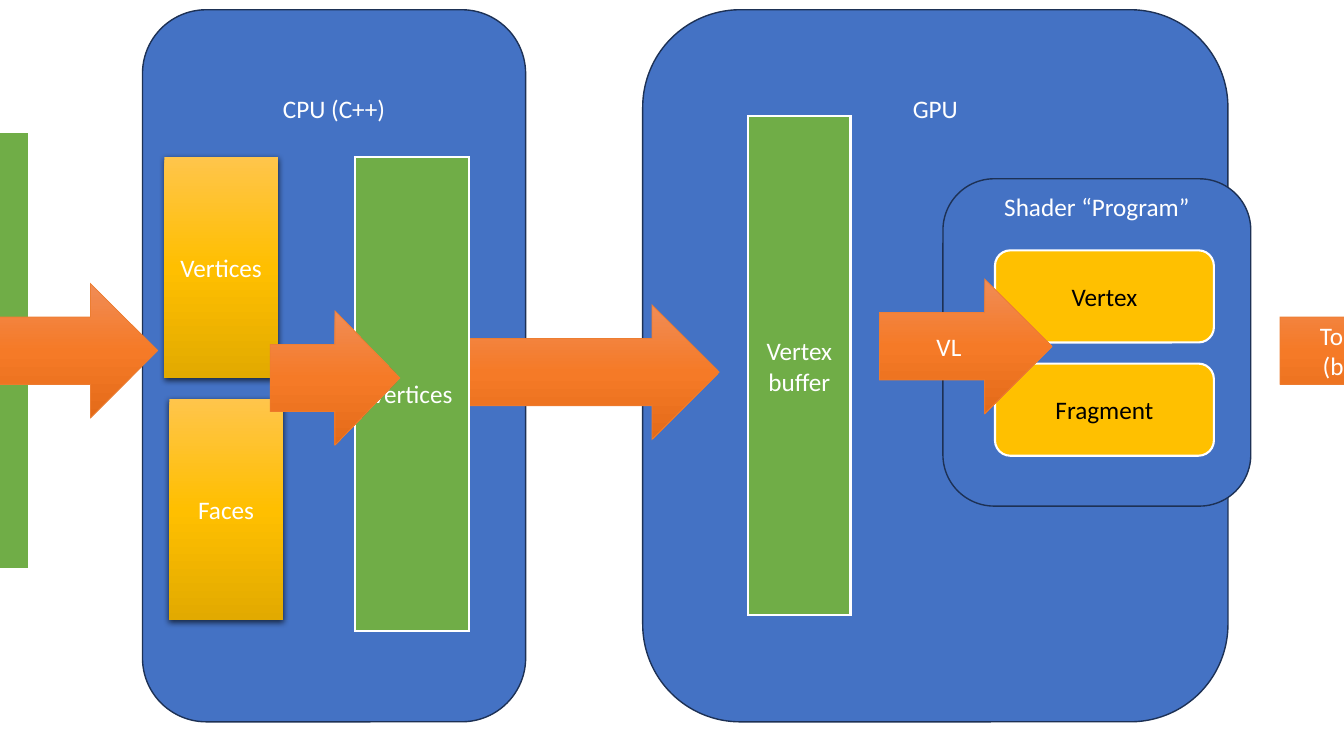
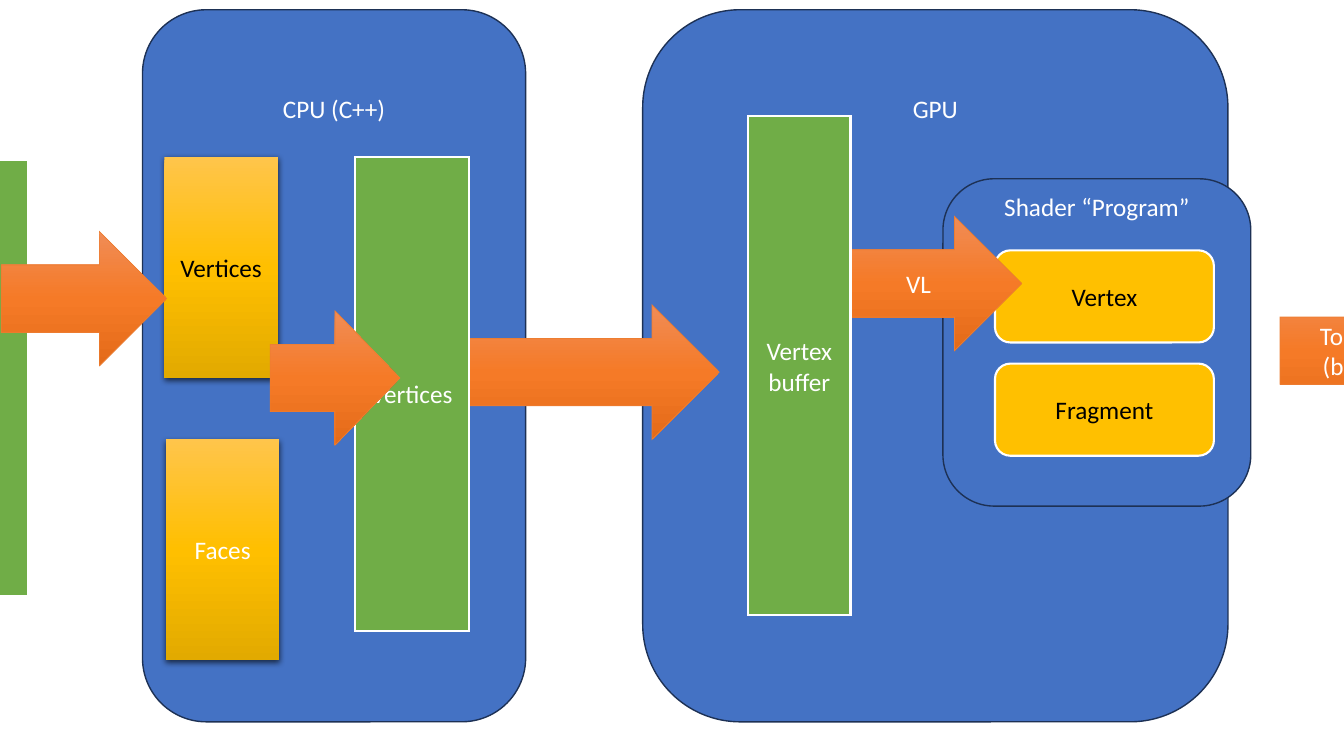
Before and after one commit to FeeneyCodes/INFO-3111--01-01PT--26S, a slide deck: slide 5 of Lectures/Day_02/Pipeline.pptx (slide 3 before the commit). Drawn at 1344x756 pixels with LibreOffice and Linux fonts; fonts in the diff are those of the drawing. Boxes give left, top, right and bottom in pixels: in the first picture for what was removed or moved away, otherwise in the second. Text is boxed around its words. In the diff, an @@ line names an element or a change of style, - is before the commit and + after.

```diff
--- a/Lectures/Day_02/Pipeline.pptx
+++ b/Lectures/Day_02/Pipeline.pptx
@@ rectangle "File": place and size @@
-rectangle "File" at box(0, 132, 29, 569)
+rectangle "File" at box(0, 159, 28, 596)
@@ rectangle "Vertices" at box(164, 157, 278, 378): text colour #FFFFFF to #000000 @@
@@ right arrow: place and size @@
-right arrow at box(0, 283, 157, 417)
+right arrow at box(1, 232, 166, 366)
@@ right arrow "VL": place and size @@
-right arrow "VL" at box(879, 279, 1052, 413)
+right arrow "VL" at box(849, 217, 1021, 351)
@@ rectangle "Faces": place and size @@
-rectangle "Faces" at box(169, 399, 283, 620)
+rectangle "Faces" at box(165, 440, 279, 660)
```
Also in this commit, not shown: 2 other slides changed, 3 slides added, 13 other files.
